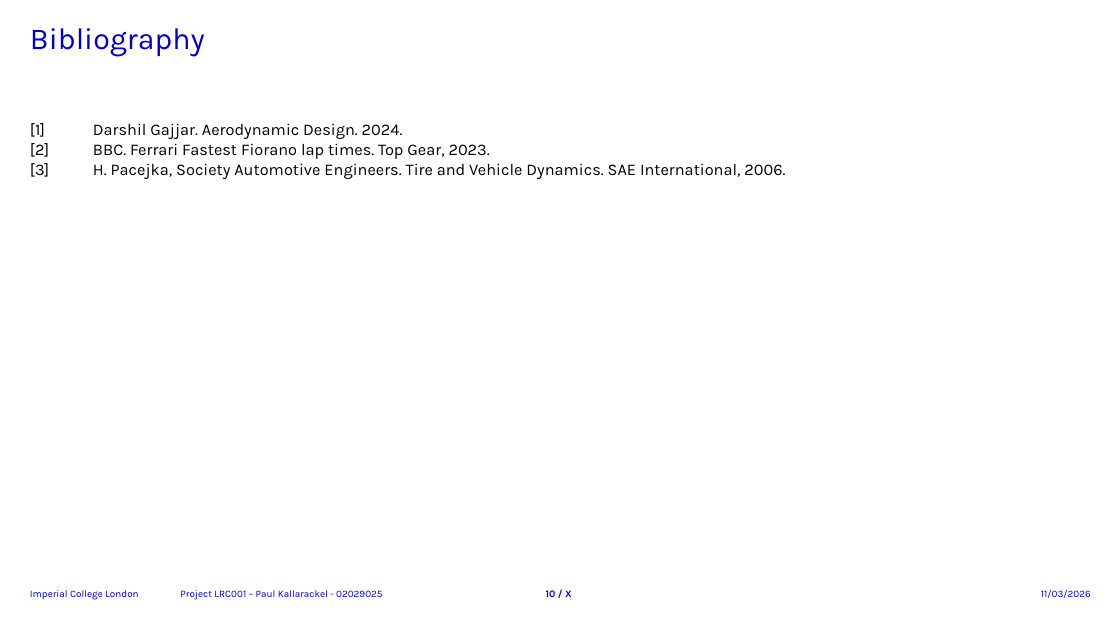
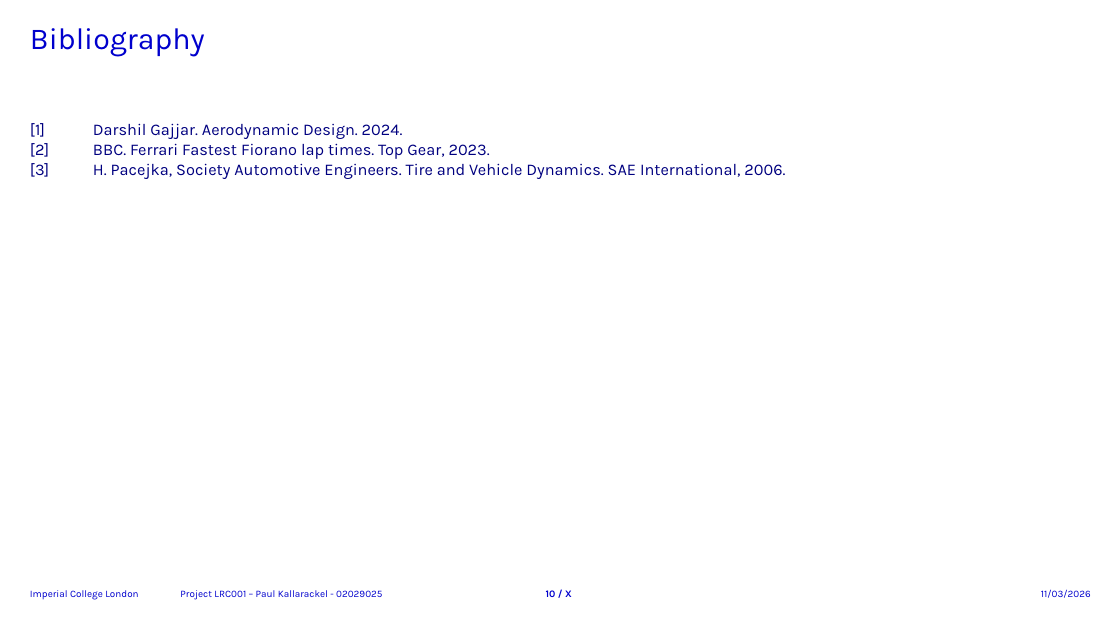
Before and after one commit to krackalackel02/FYP-Interim, a slide deck: slide 10 of Interim.pptm. Drawn at 1120x630 pixels with LibreOffice and Linux fonts; fonts in the diff are those of the drawing. Boxes give left, top, right and bottom in pixels: in the first picture for what was removed or moved away, otherwise in the second. Text is boxed around its words. In the diff, an @@ line names an element or a change of style, - is before the commit and + after.

```diff
--- a/Interim.pptm
+++ b/Interim.pptm
@@ text "[1] Darshil Gajjar. Aerodynamic Design. ..." at (x1=30, y1=123, x2=785, y2=179): text colour #000000 to #000080 @@
```
Also in this commit, not shown: 1 other file.
